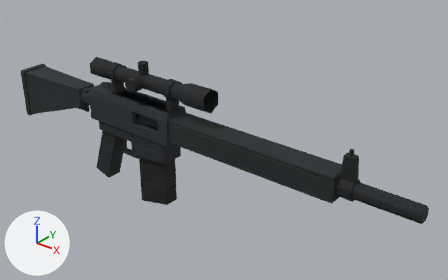
The glTF model deadvox/src/content/base/assets/models/rifle_assault.glb: old version first, new version second.
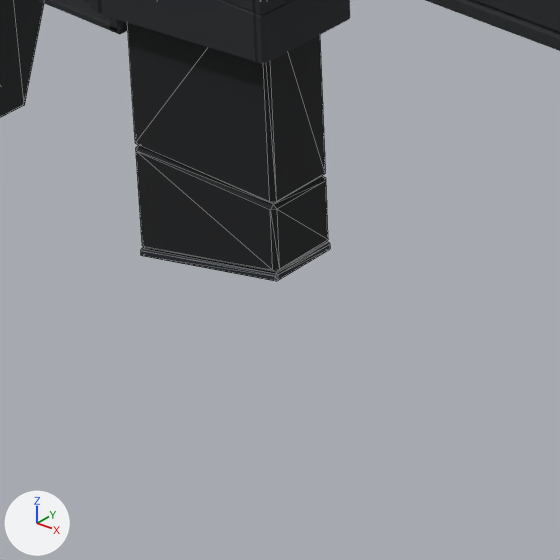
Each version is shown whole from a 50 mm camera at (0.626, -0.661, 0.417) aimed at (0.063, 0.043, -0.02), then close up on the part from 26% to 49% of the width and 54% to 92% of the height. Lighting does not change. The marker at lower left points along +X, +Y and +Z. The older version's two pictures come first. The close-ups show mesh edges as thin lines.

Names of what the first close-up shows: 'grip:grip', 'handguard:handguard', 'lower:lower', 'magazine:magazine'.
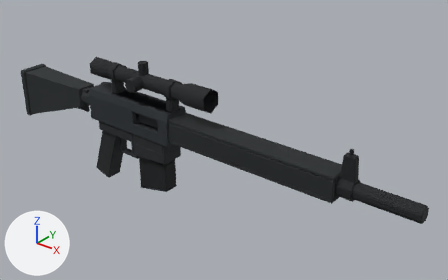
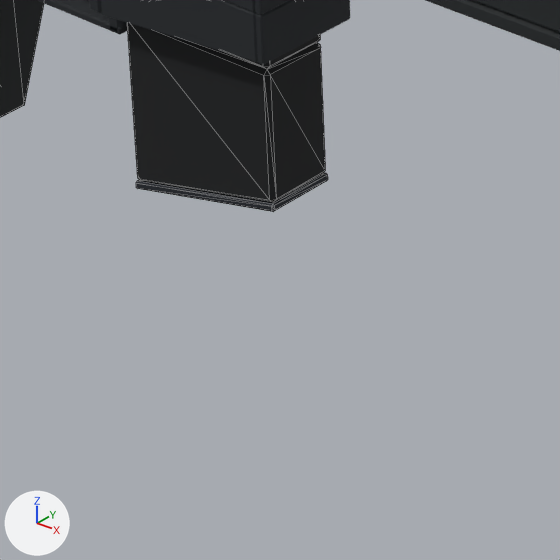
Changed parts and their boxes [x1, y1, x2, y2] in the close-ups (560 x 560 px):
```json
{"object": "magazine:magazine", "change": "moved", "before": [127, 23, 330, 281], "after": [127, 23, 328, 212]}
```

The change, as JSON lines over the scene's bpy script:
```json
{"op": "set", "path": "ob_magazine_magazine.location", "old": "(-0.0489, 0.0, -0.046)", "new": "(-0.0489, 0.0, -0.0201)"}
```
